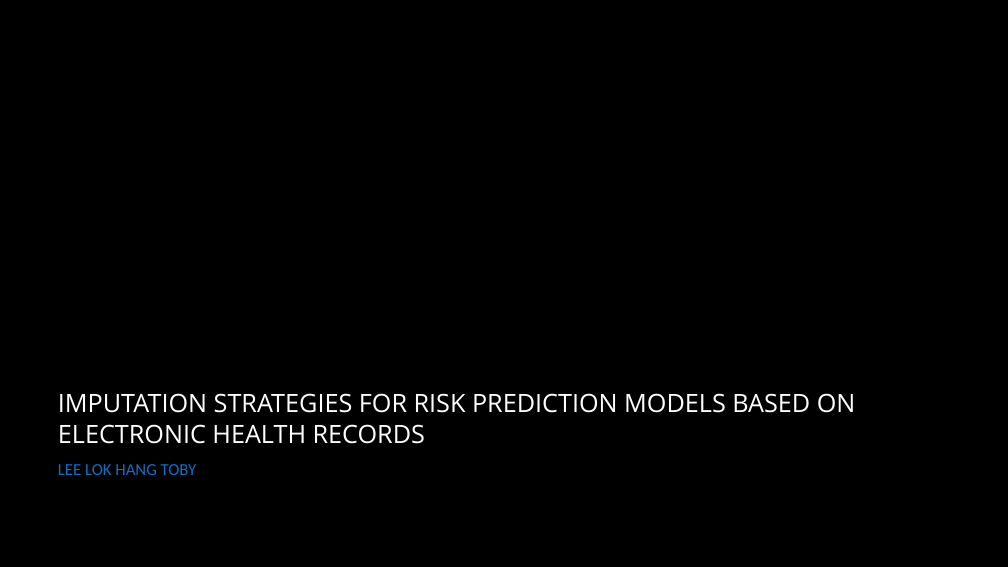
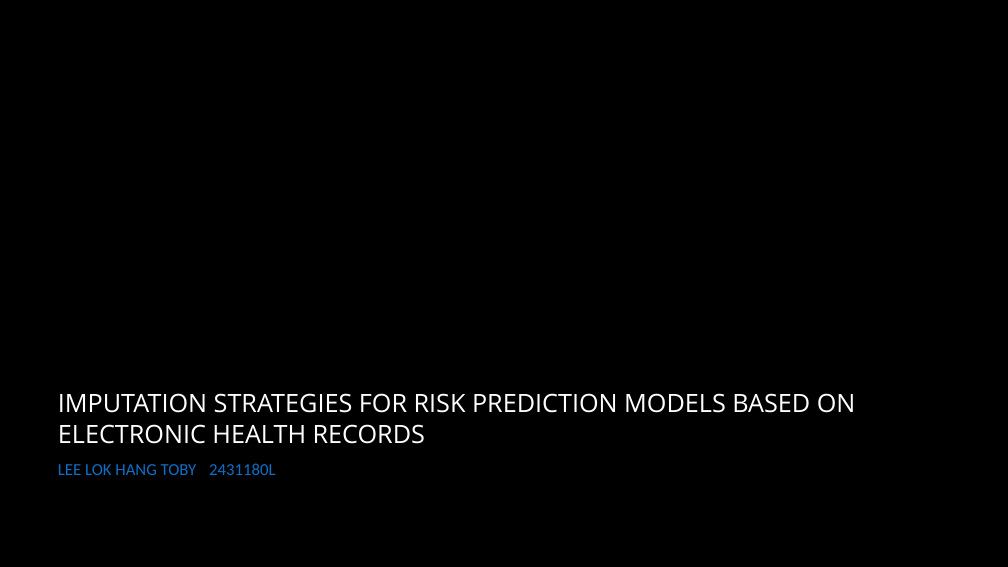
Before and after one commit to llhtoby/MIMIC-III-ML, a slide deck: slide 1 of presentation/Final Presentation.pptx. Drawn at 1008x567 pixels with LibreOffice and Linux fonts; fonts in the diff are those of the drawing; background and template pictures are left out. Boxes give left, top, right and bottom in pixels: in the first picture for what was removed or moved away, otherwise in the second. Text is boxed around its words. In the diff, an @@ line names an element or a change of style, - is before the commit and + after.

```diff
--- a/presentation/Final Presentation.pptx
+++ b/presentation/Final Presentation.pptx
@@ subtitle at [58,463,275,475]: text changed @@
-LEE LOK HANG TOBY
+LEE LOK HANG TOBY 2431180L
```
Also in this commit, not shown: 4 other slides changed, 20 slides added, 8 slides removed, 49 other files.
